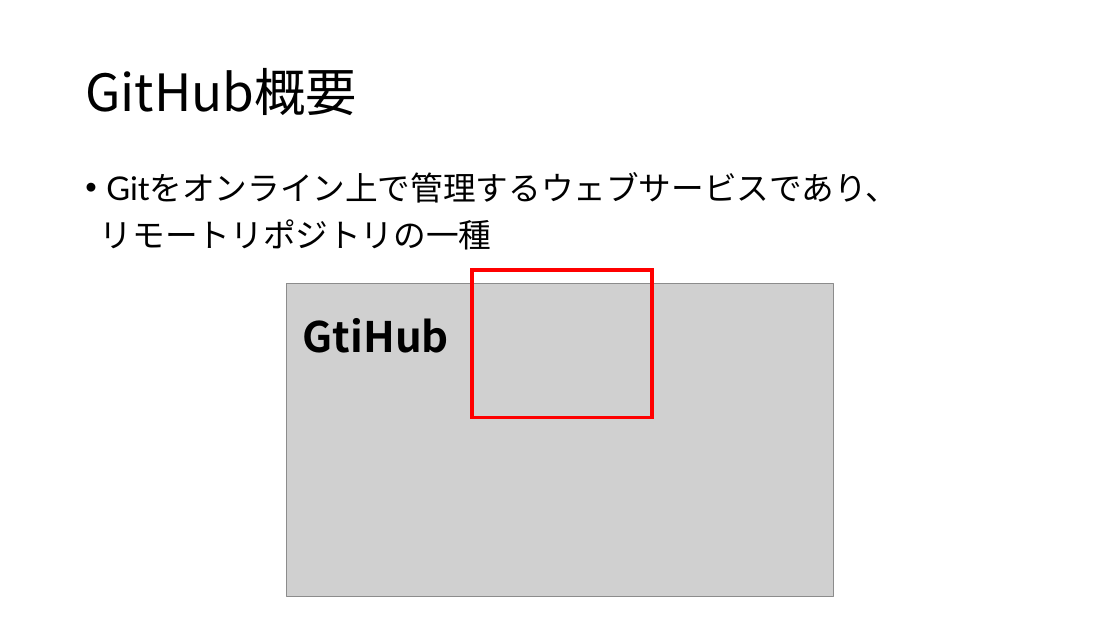
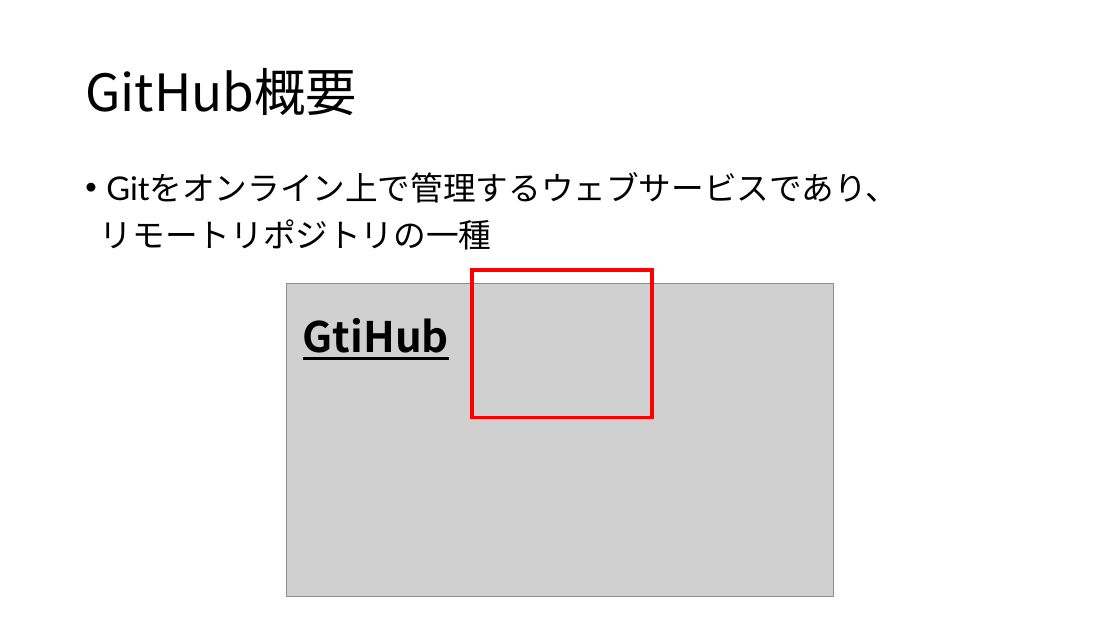
Before and after one commit to h-sasamura/test, a slide deck: slide 5 of Gti導入マニュアル.pptx. Drawn at 1120x630 pixels with LibreOffice and Linux fonts; fonts in the diff are those of the drawing; grey boxes stand for pictures. Boxes give left, top, right and bottom in pixels: in the first picture for what was removed or moved away, otherwise in the second. Text is boxed around its words. In the diff, an @@ line names an element or a change of style, - is before the commit and + after.

```diff
--- a/Gti導入マニュアル.pptx
+++ b/Gti導入マニュアル.pptx
@@ text "GtiHub" at box(303, 318, 449, 360): underline on @@
```
Also in this commit, not shown: 2 other slides changed, 11 slides added.
